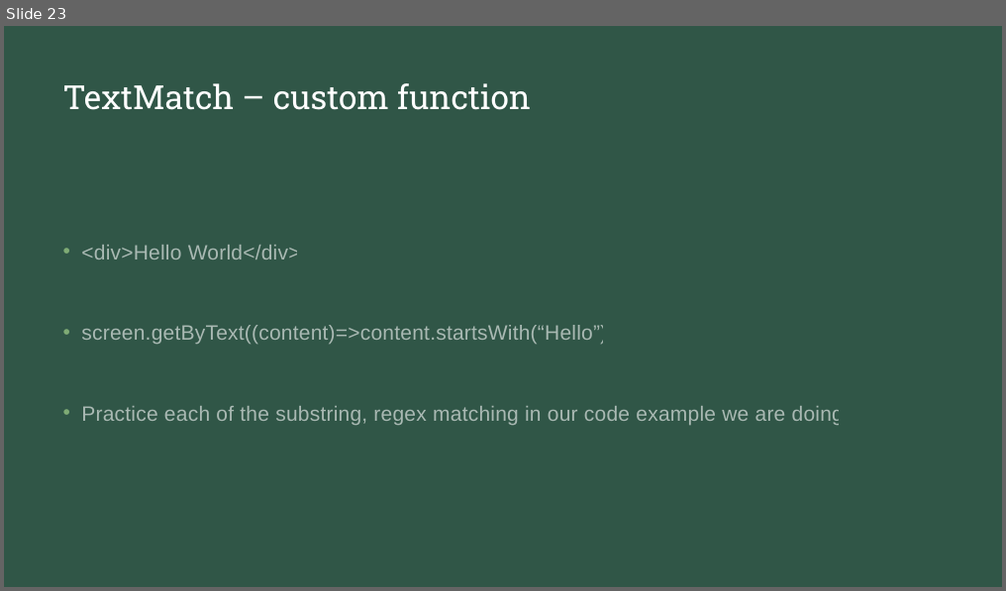
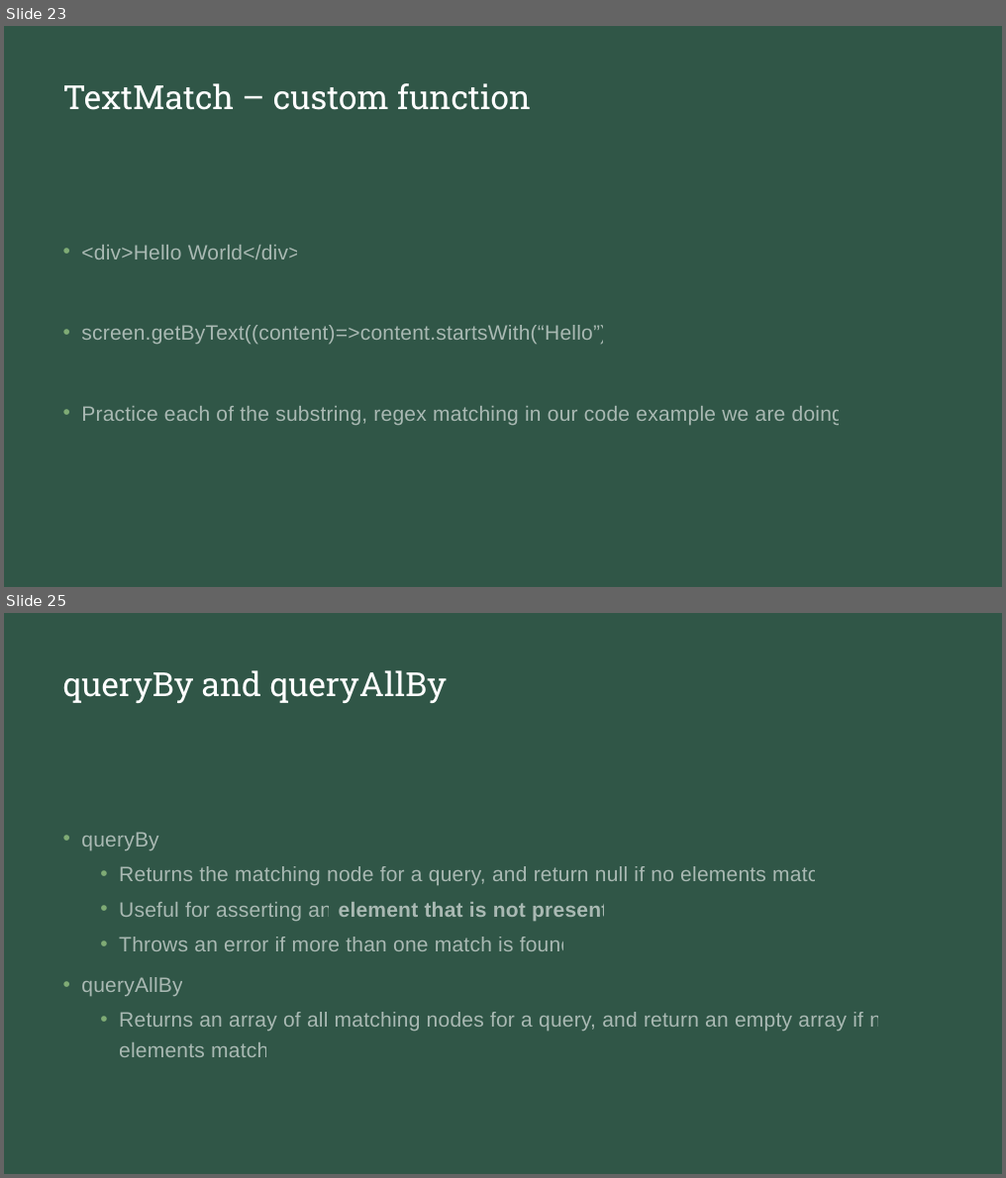
Before and after one commit to natiquekeyin/spring2023, a slide deck: JavaScript/Week12/Week12.pptx. Shown one above the other, each under a label of ours: slide 23 before the commit, slides 23 and 25 after it; the slides between them are not shown. The pictures are 1006x591 and 1006x1178 pixels, drawn with LibreOffice and Linux fonts; fonts in the diff are those of the drawing. Boxes give left, top, right and bottom in pixels: in the first picture for what was removed or moved away, otherwise in the second. Text is boxed around its words. In the diff, an @@ line names an element or a change of style, - is before the commit and + after.

```diff
--- a/JavaScript/Week12/Week12.pptx
+++ b/JavaScript/Week12/Week12.pptx
@@ slide 25 added at box(4, 613, 1002, 1174), background #213B31; not listed: 1 template element that a slide beside it also shows @@
@@ title added at box(63, 670, 447, 703), 32 pt, text #FFFFFF @@
+queryBy and queryAllBy
@@ text added at box(81, 832, 893, 1058), 20 pt, text #FFFFFF at 58% opacity @@
+• queryBy
+  • Returns the matching node for a query, and return null if no elements match
+  • Useful for asserting an element that is not present
+  • Throws an error if more than one match is found
+• queryAllBy
+  • Returns an array of all matching nodes for a query, and return an empty array if no elements match
```
Also in this commit, not shown: 2 slides changed, 12 other slides added, 7 other files.
